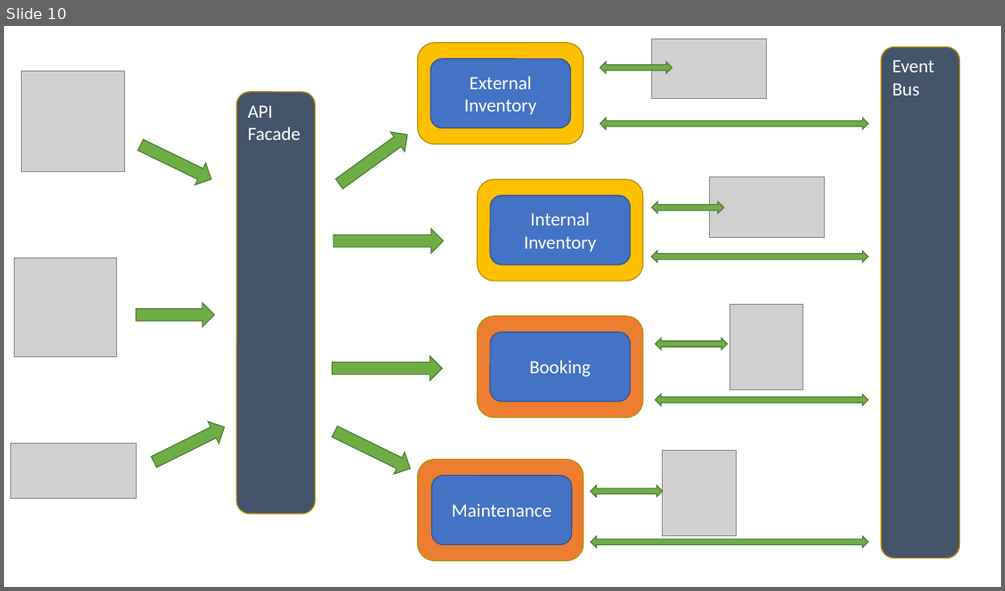
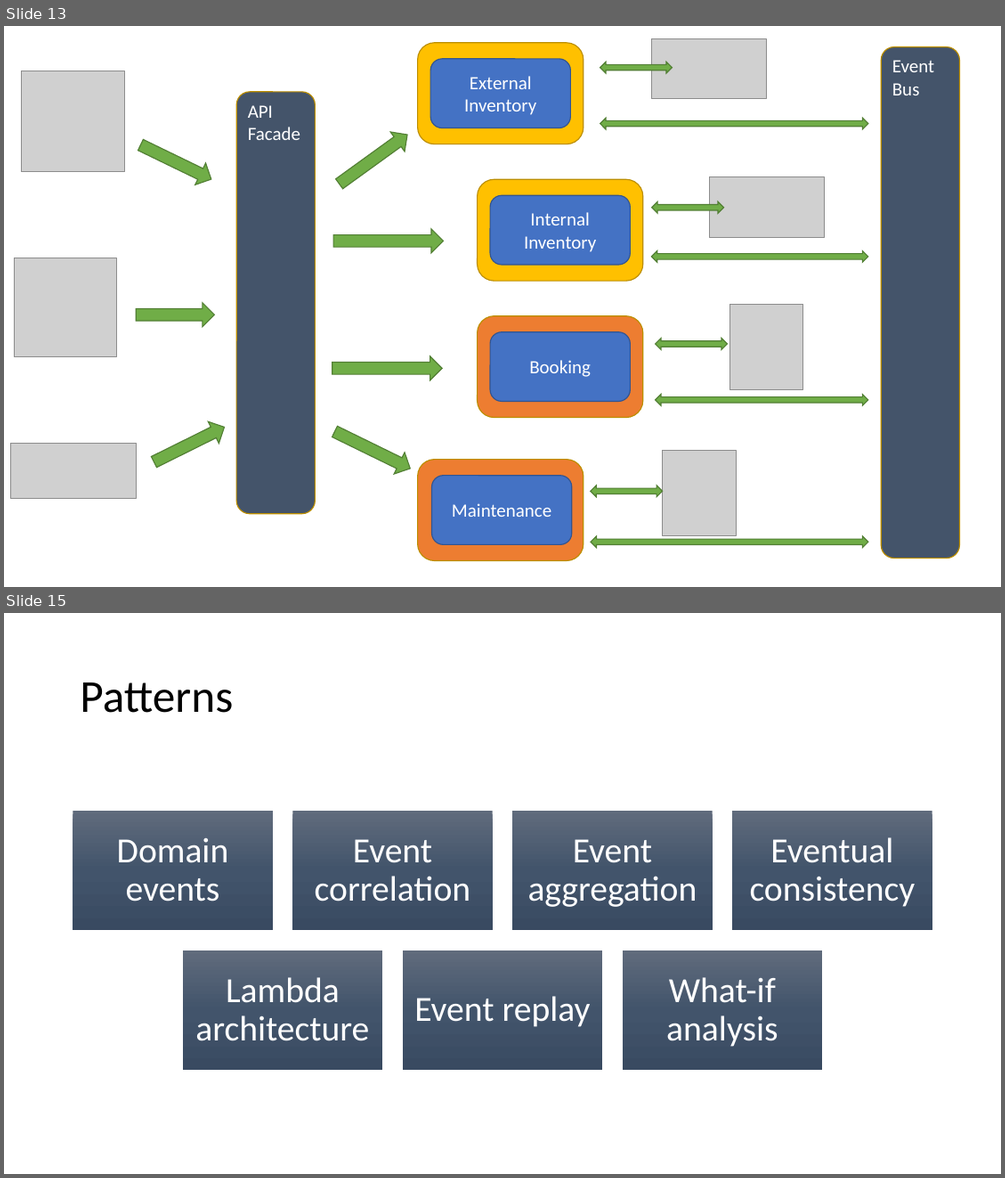
Before and after one commit to jplane/event-based-microservices, a slide deck: Event-based Microservices.pptx. Shown one above the other, each under a label of ours: slide 10 before the commit, slides 13 and 15 after it; the slides between them are not shown. The pictures are 1005x591 and 1005x1178 pixels, drawn with LibreOffice and Linux fonts; fonts in the diff are those of the drawing; grey boxes stand for pictures. Boxes give left, top, right and bottom in pixels: in the first picture for what was removed or moved away, otherwise in the second. Text is boxed around its words. In the diff, an @@ line names an element or a change of style, - is before the commit and + after.

```diff
--- a/Event-based Microservices.pptx
+++ b/Event-based Microservices.pptx
@@ slide 15 added at bbox=[4, 613, 1001, 1174], background #FFFFFF @@
@@ title added at bbox=[80, 682, 233, 713], 44 pt, text #000000 @@
+Patterns
@@ group added at bbox=[73, 811, 932, 1070]: 7 rectangles, 7 texts @@
+Domain events
+Event correlation
+Event aggregation
+Eventual consistency
+Lambda architecture
+Event replay
+What-if analysis
@@ what was slide 10 is now slide 13 @@
```
Also in this commit, not shown: 4 slides changed, 8 other slides added, 3 slides removed, 15 other files.
